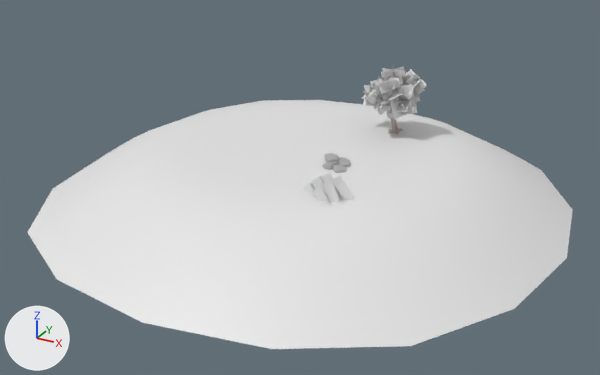
One commit to the FBX model Assets/Levels/Forest/forest.fbx: the scene before it, then after it.
Rendered twice from a 50 mm camera at (28.5, -68.9, 27.8) aimed at (-5.7, -6.8, -3.2). Lighting does not change. The marker at lower left points along +X, +Y and +Z. Where no turn or scale is listed for an object, it has been applied to the vertices.
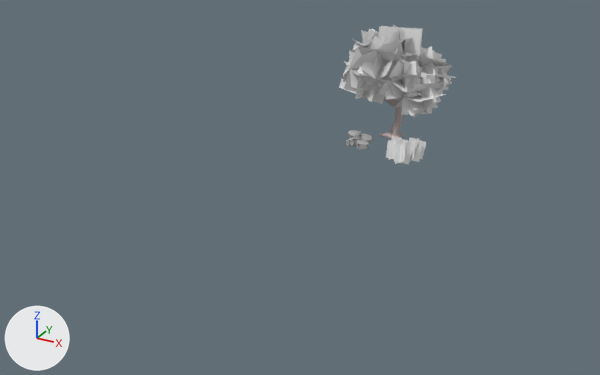
Boxes [x1, y1, x2, y2] around the edits, measured in the pictures (600 x 375 px):
'Plane', deleted: before [27, 100, 573, 349]
'Cube.070', moved, turned, rescaled: before [362, 66, 427, 135]; after [339, 25, 455, 139]
'Plane.028', moved, turned: before [303, 173, 353, 204]; after [386, 136, 426, 164]
'Cube.061', moved: before [324, 153, 339, 163]; after [348, 130, 362, 142]
'Cube.060', moved: before [333, 164, 347, 173]; after [356, 140, 369, 150]
'Cube.063', moved: before [322, 162, 341, 170]; after [346, 138, 362, 146]
'Cube.062', moved: before [338, 157, 351, 168]; after [359, 134, 372, 143]

The edits, one by one:
Object 'Cube.070' (ob_cube_070) moves from (-0.47, 3.11, 0.03) to (-0.13, 1.83, 0.03).
Object 'Cube.070' (ob_cube_070) turns from (0, 0, -122) to (0, 0, 120) degrees about x, y and z.
Object 'Cube.070' (ob_cube_070) is rescaled from (0.456, 0.456, 0.456) to (0.749, 0.749, 0.749).
Object 'Cube.063' (ob_cube_063) moves from (-1.71, -8.07, -0.18) to (-2.61, -1.42, -0.18).
Object 'Cube.060' (ob_cube_060) moves from (-1.15, -8.24, -0.29) to (-2.06, -1.59, -0.29).
Object 'Plane' (ob_plane) is deleted.
Object 'Cube.062' (ob_cube_062) moves from (-1.51, -7.01, -0.07) to (-2.41, -0.36, -0.07).
Object 'Cube.061' (ob_cube_061) moves from (-2.28, -7.31, -0.03) to (-3.18, -0.66, -0.03).
Object 'Plane.028' (ob_plane_028) moves from (1.75, -13.68, 0.34) to (2.53, -2.89, 0.34).
Object 'Plane.028' (ob_plane_028) turns from (45, 60, 0.5) to (45, 60, -70) degrees about x, y and z.
